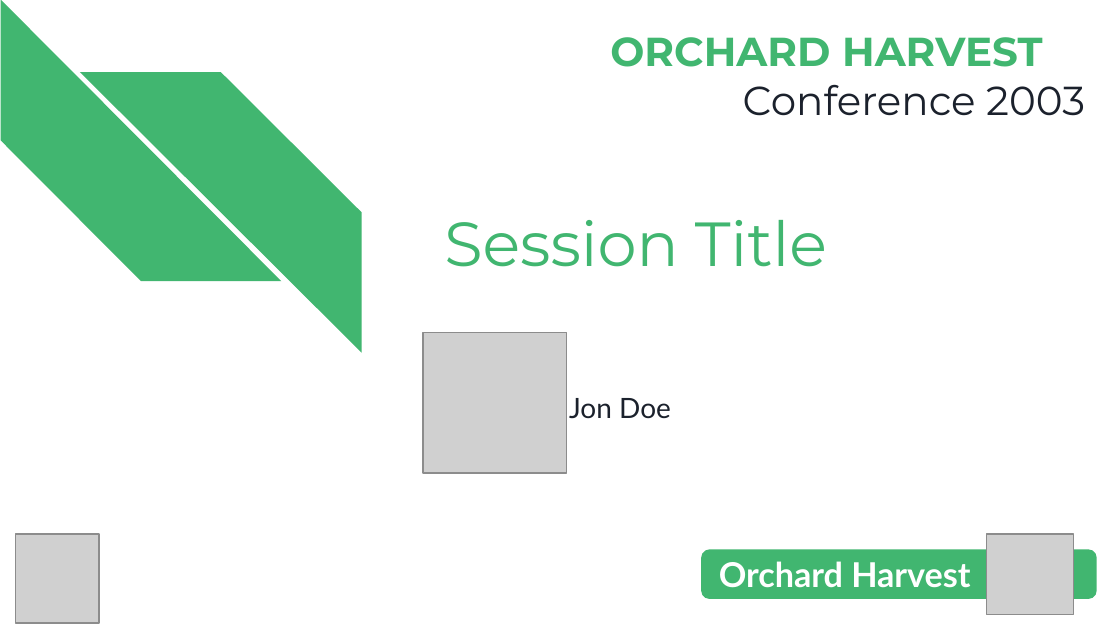
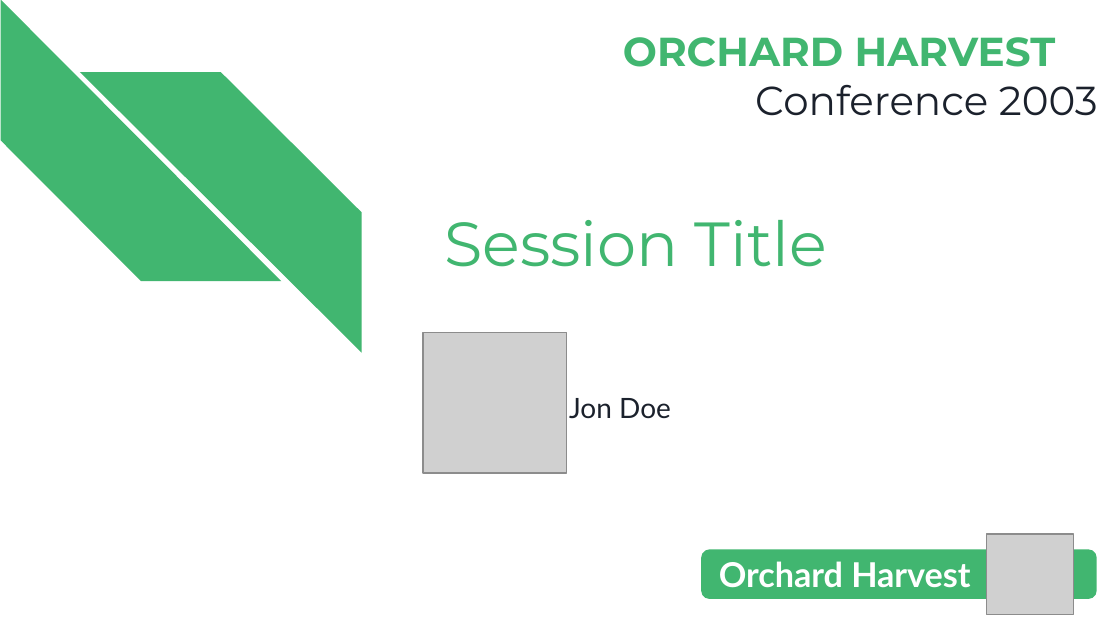
Before and after one commit to OrchardCMS/Orchard-Harvest-Speaker-Toolbox, a slide deck: slide 1 of Orchard Harvest 2023.pptx. Drawn at 1120x630 pixels with LibreOffice and Linux fonts; fonts in the diff are those of the drawing; grey boxes stand for pictures. Boxes give left, top, right and bottom in pixels: in the first picture for what was removed or moved away, otherwise in the second. Text is boxed around its words. In the diff, an @@ line names an element or a change of style, - is before the commit and + after.

```diff
--- a/Orchard Harvest 2023.pptx
+++ b/Orchard Harvest 2023.pptx
@@ title "ORCHARD HARVEST Conference 2003": place and size @@
-title "ORCHARD HARVEST Conference 2003" at <box>610,37,1085,116</box>
+title "ORCHARD HARVEST Conference 2003" at <box>623,37,1098,116</box>
@@ picture removed at <box>16,534,100,623</box> @@
```
Also in this commit, not shown: 3 other slides changed.
